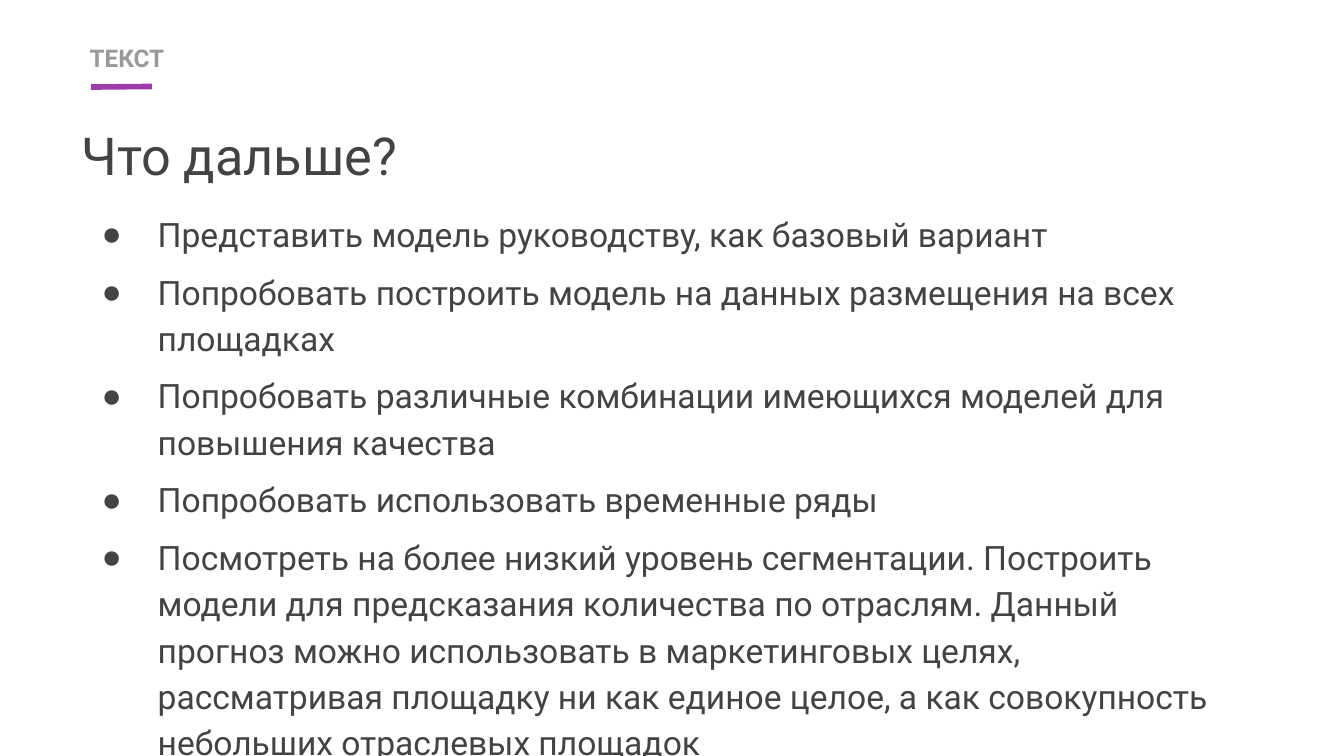
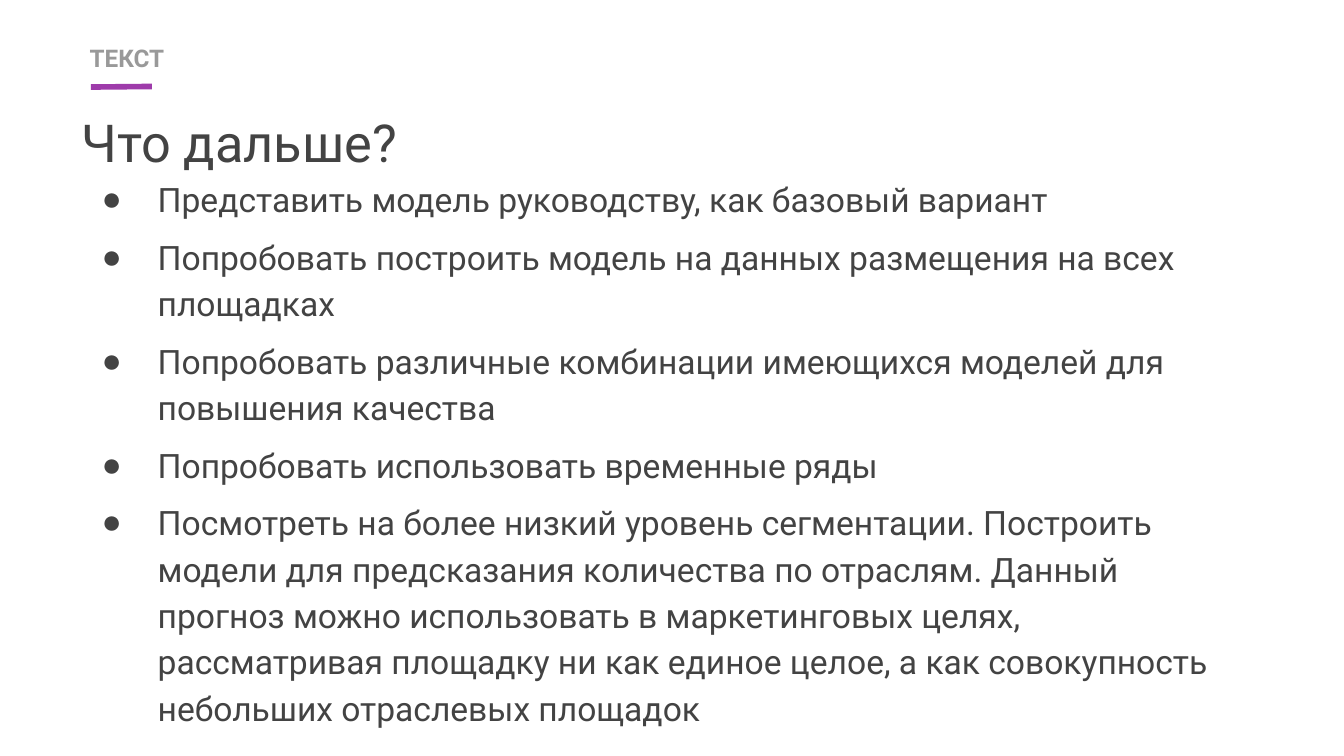
Before and after one commit to AlexSolodov/DS3-DZ, a slide deck: slide 27 of final/ПрезентацияСолодов.pptx (slide 24 before the commit). Drawn at 1344x756 pixels with LibreOffice and Linux fonts; fonts in the diff are those of the drawing. Boxes give left, top, right and bottom in pixels: in the first picture for what was removed or moved away, otherwise in the second. Text is boxed around its words. In the diff, an @@ line names an element or a change of style, - is before the commit and + after.

```diff
--- a/final/ПрезентацияСолодов.pptx
+++ b/final/ПрезентацияСолодов.pptx
@@ title "Что дальше?": place and size @@
-title "Что дальше?" at (81,137,397,183)
+title "Что дальше?" at (81,124,397,170)
@@ text "Представить модель руководству, как базовый ..." rewrapped from (158,221,1207,756) to (158,186,1207,728) @@
```
Also in this commit, not shown: 5 other slides changed, 3 slides added.
